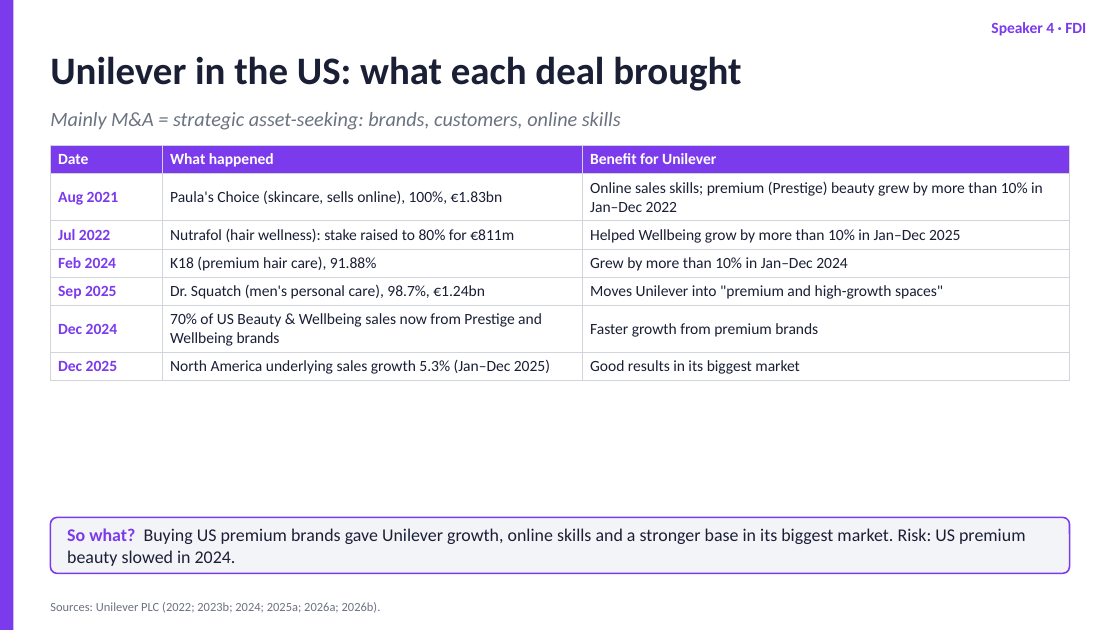
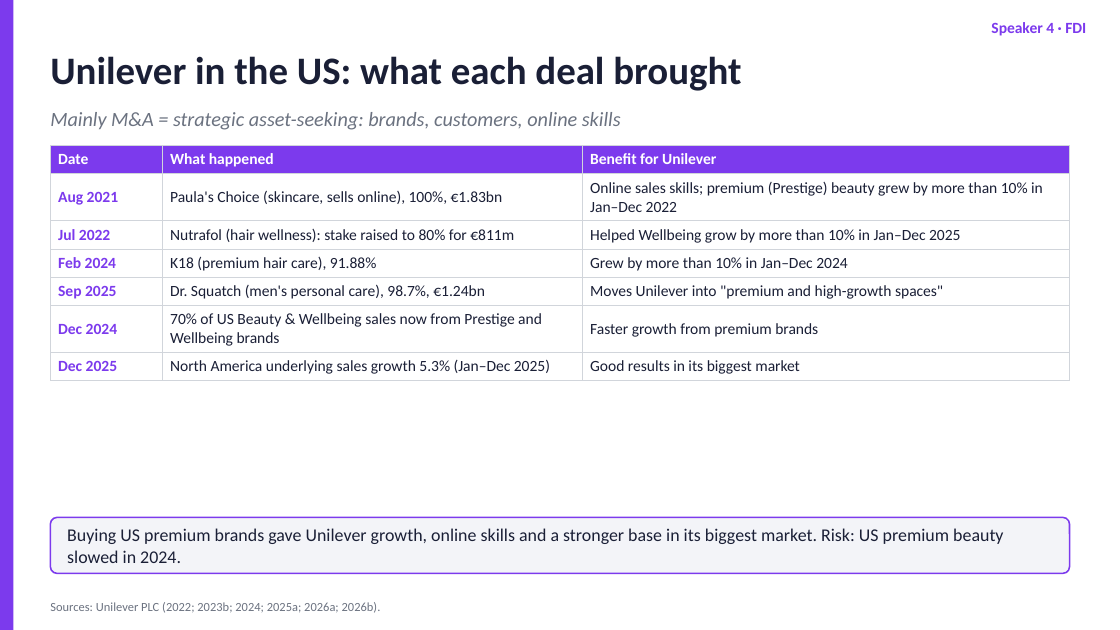
Before and after one commit to dollar3651314/mymba, a slide deck: slide 13 of content/busi1763/files/Unilever_Group_EN.pptx. Drawn at 1120x630 pixels with LibreOffice and Linux fonts; fonts in the diff are those of the drawing. Boxes give left, top, right and bottom in pixels: in the first picture for what was removed or moved away, otherwise in the second. Text is boxed around its words. In the diff, an @@ line names an element or a change of style, - is before the commit and + after.

```diff
--- a/content/busi1763/files/Unilever_Group_EN.pptx
+++ b/content/busi1763/files/Unilever_Group_EN.pptx
@@ text at [67, 528, 1003, 563]: text changed @@
-So what? Buying US premium brands gave Unilever growth, online skills and a stronger base in its biggest market. Risk: US premium beauty slowed in 2024.
+Buying US premium brands gave Unilever growth, online skills and a stronger base in its biggest market. Risk: US premium beauty slowed in 2024.
```
Also in this commit, not shown: 7 other slides changed, 2 other files.
